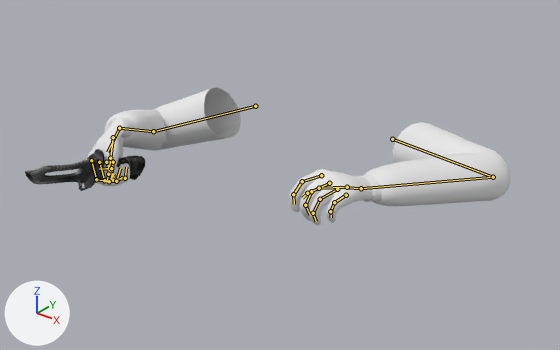
Before and after pictures for a commit that changed the Blender file weapons/new/FF - Knife.blend.
Camera for both pictures: a 50 mm camera at (37.3, -57.9, 18.3) aimed at (-2.7, -7.9, -12.7). The lights are fixed; the arrows at lower left show +X, +Y and +Z. The picture after the commit comes second. Both versions are drawn at frame 12 of the action 'stab2'; the numbers are the values there. The bones that bend it are drawn over the model as lines.

Objects in the first picture: 'default_arms.002', 'reference_Knife ref'.
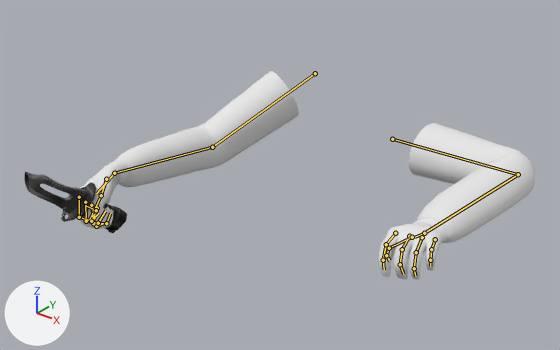
What changed in the scene script:
```text
Change bone_rig_hand_l:
    where bone_rig_hand_l = bpy.data.objects['FF_SKELETON'].pose.bones['rig_hand_l']  # child of 'root'
    bone_rig_hand_l.location: (10.5, -26.7, 9.3) -> (14.3, -22.0, 6.5)
    bone_rig_hand_l.rotation_euler: (1.885, -0.297, -0.227) -> (1.379, -0.314, 0.157)  # degrees (108, -17, -13) -> degrees (79, -18, 9)
Change bone_rig_r:
    where bone_rig_r = bpy.data.objects['FF_SKELETON'].pose.bones['rig_r']  # child of 'root'
    bone_rig_r.location: (-22.2, -28.0, 22.7) -> (-28.0, -30.4, 5.4)
Change bone_rig_upperarm_r:
    where bone_rig_upperarm_r = bpy.data.objects['FF_SKELETON'].pose.bones['rig_upperarm_r']  # child of 'root'
    bone_rig_upperarm_r.location: (-9.0, 2.8, 3.2) -> (-8.2, 3.2, -6.5)
Change bone_weapon_bone_control:
    where bone_weapon_bone_control = bpy.data.objects['FF_SKELETON'].pose.bones['weapon_bone_CONTROL']
    bone_weapon_bone_control.location: (-11.2, -3.8, -4.4) -> (-11.2, -7.3, -2.1)
    bone_weapon_bone_control.rotation_euler: (1.117, 0.105, -0.401) -> (0.803, -0.0349, -0.419)  # degrees (64, 6, -23) -> degrees (46, -2, -24)
```

Where the change shows, as pixel boxes [x1, y1, x2, y2] in the pictures (560 x 350 px):
'default_arms.002', posed (8% wider, 50% taller)
    before: [87, 87, 511, 225]
    after: [77, 71, 535, 279]
'reference_Knife ref', posed (14% narrower, 47% taller)
    before: [25, 149, 145, 191]
    after: [24, 171, 127, 233]
bone 'weapon_bone_CONTROL', root to tip
    before: (111, 168) to (99, 169)
    after: (96, 210) to (85, 205)
